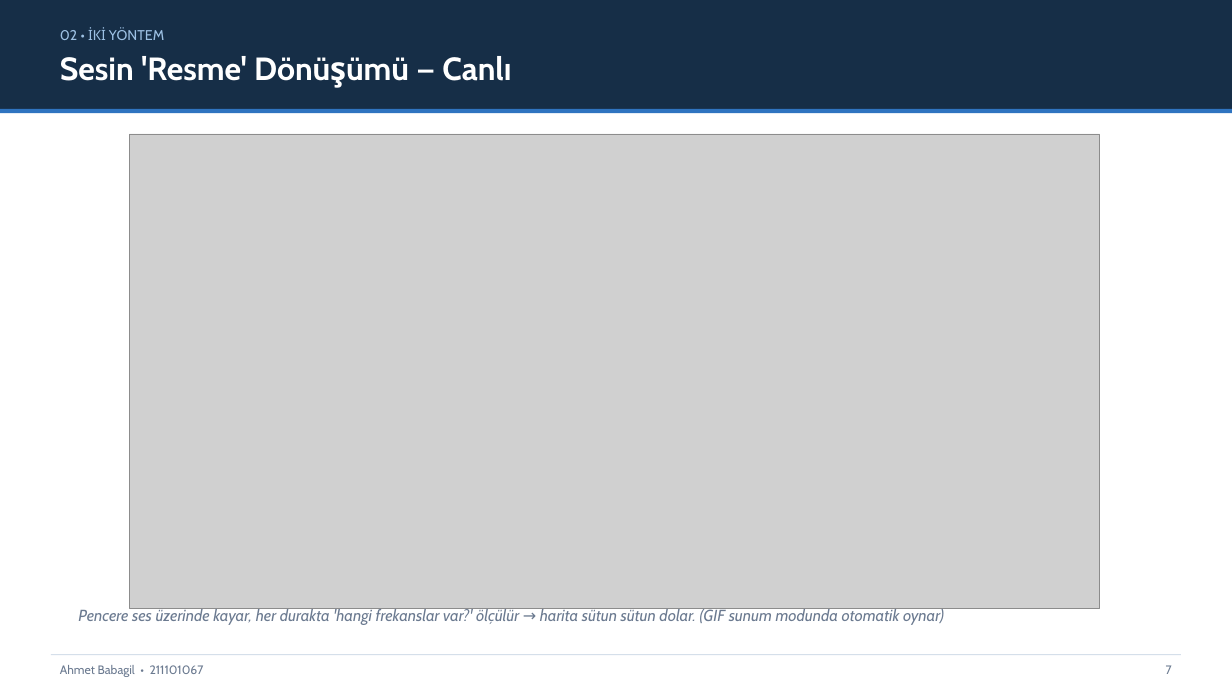
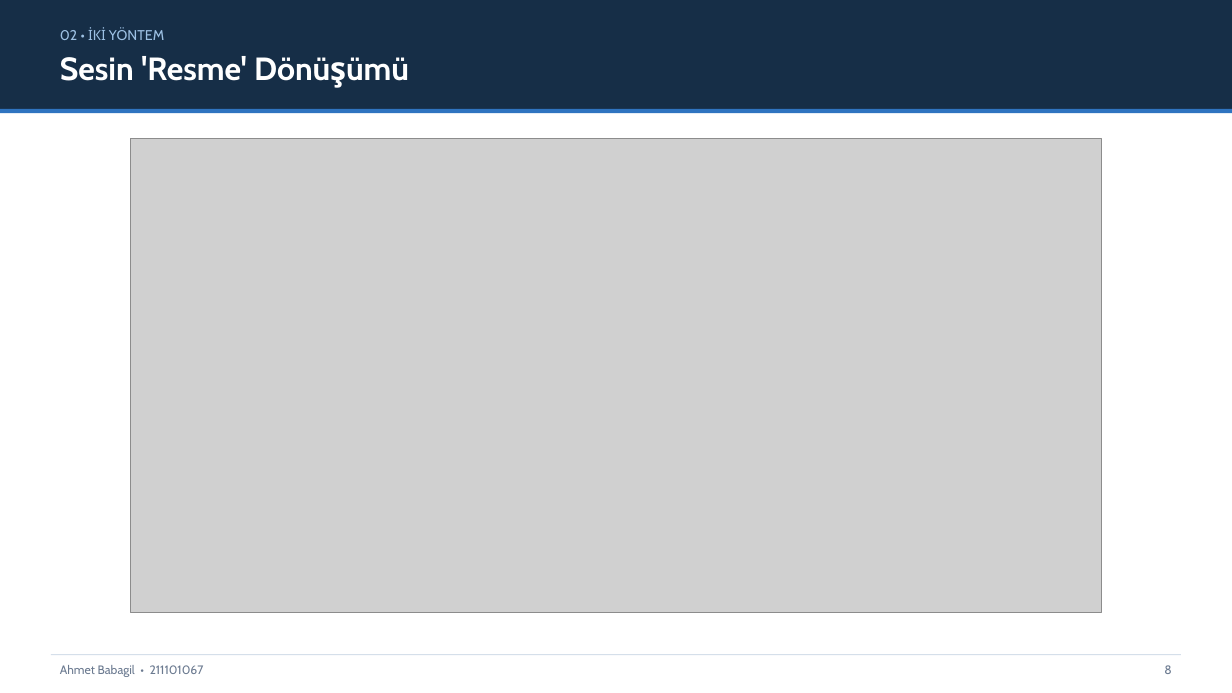
Before and after one commit to AhmetBabagil/speech-emotion-recognition, a slide deck: slide 8 of final/SUNUM_FINAL.pptx (slide 7 before the commit). Drawn at 1232x693 pixels with LibreOffice and Linux fonts; fonts in the diff are those of the drawing; grey boxes stand for pictures. Boxes give left, top, right and bottom in pixels: in the first picture for what was removed or moved away, otherwise in the second. Text is boxed around its words. In the diff, an @@ line names an element or a change of style, - is before the commit and + after.

```diff
--- a/final/SUNUM_FINAL.pptx
+++ b/final/SUNUM_FINAL.pptx
@@ text at [60,56,247,81]: text changed @@
-Sesin 'Resme' Dönüşümü — Canlı
+Sesin 'Resme' Dönüşümü
@@ picture: place and size @@
-picture at [129,134,1100,608]
+picture at [131,139,1102,613]
@@ text removed at [78,607,944,625] @@
-Pencere ses üzerinde kayar, her durakta 'hangi frekanslar var?' ölçülür → harita sütun sütun dolar. (GIF sunum modunda otomatik oynar)
@@ text at [1164,665,1171,674]: text changed @@
-7
+8
```
Also in this commit, not shown: 17 other slides changed, 9 slides added, 2 slides removed, 12 other files.
